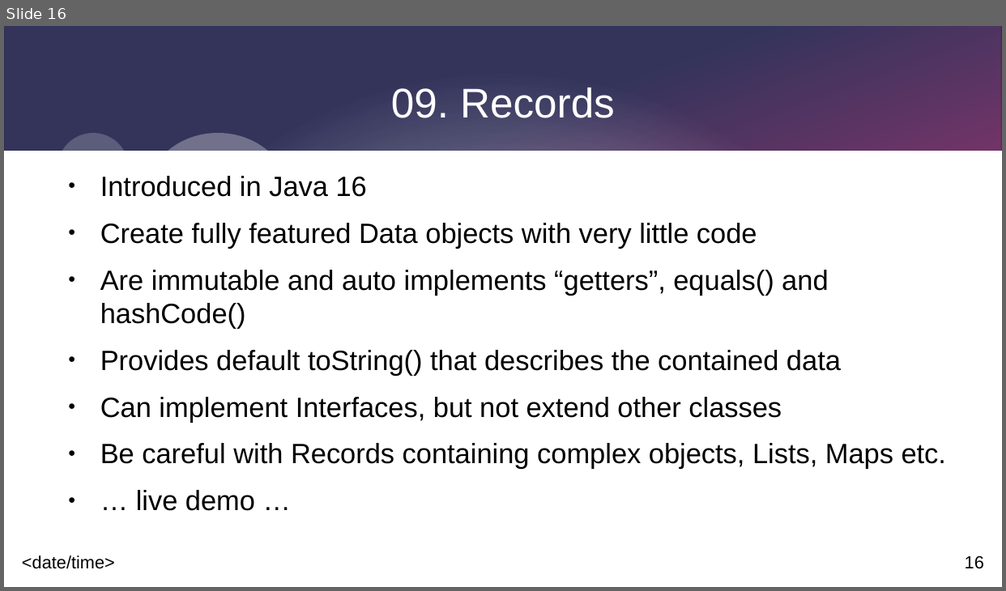
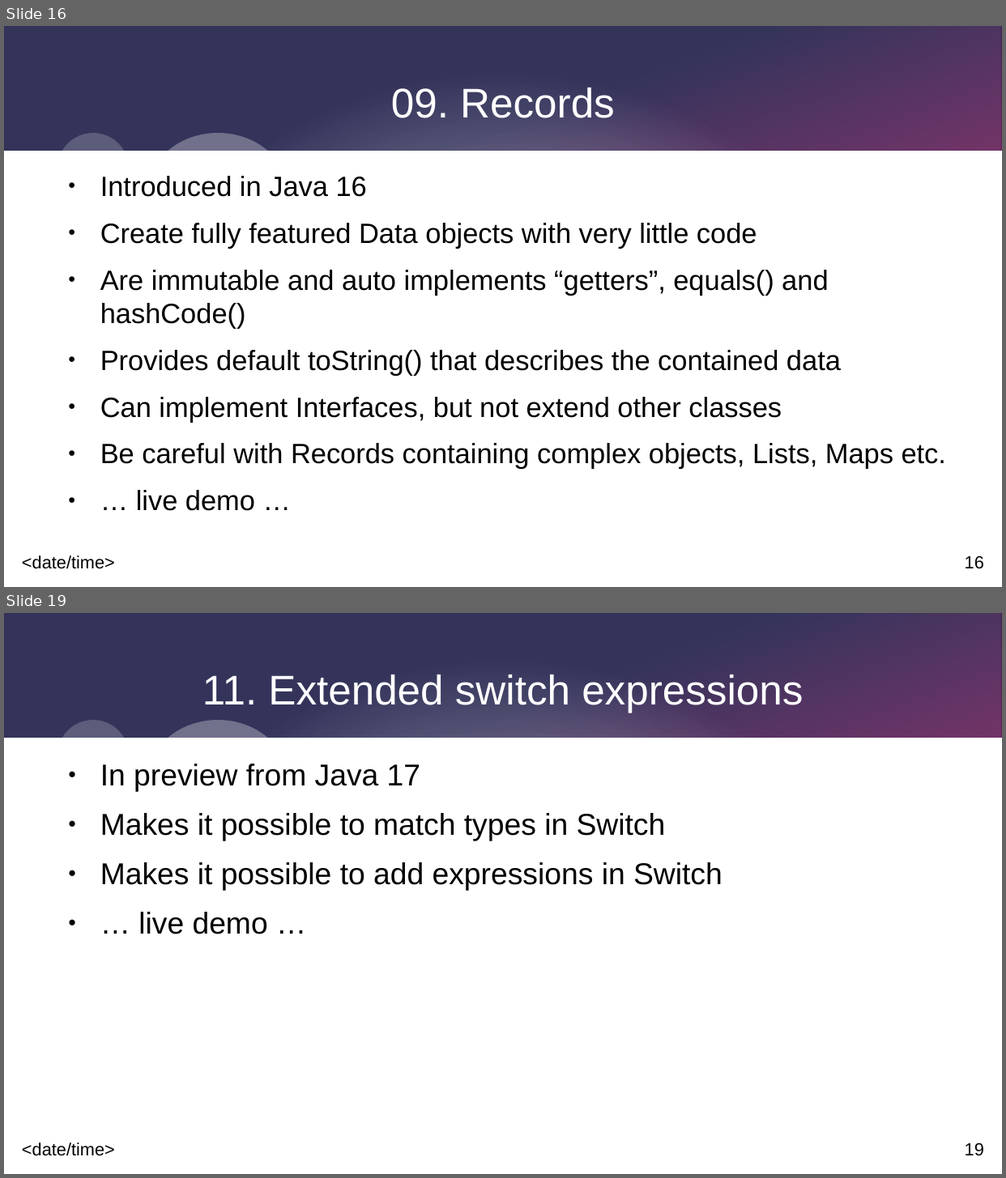
Before and after one commit to johnnyegel/Talk_JavaLatestAndGreatest, a slide deck: Presentation/JavaLatestAndGreatest.odp. Shown one above the other, each under a label of ours: slide 16 before the commit, slides 16 and 19 after it; the slides between them are not shown. The pictures are 1006x591 and 1006x1178 pixels, drawn with LibreOffice and Linux fonts; fonts in the diff are those of the drawing. Boxes give left, top, right and bottom in pixels: in the first picture for what was removed or moved away, otherwise in the second. Text is boxed around its words. In the diff, an @@ line names an element or a change of style, - is before the commit and + after.

```diff
--- a/Presentation/JavaLatestAndGreatest.odp
+++ b/Presentation/JavaLatestAndGreatest.odp
@@ slide 19 added at (4,613,1002,1174), background #FFFFFF; not listed: 9 template elements that a slide beside it also shows @@
@@ title added at (202,675,803,713), 33 pt, text #FFFFFF @@
+11. Extended switch expressions
@@ text added at (100,764,722,935), 24 pt, text #000000 @@
+● In preview from Java 17
+● Makes it possible to match types in Switch
+● Makes it possible to add expressions in Switch
+● … live demo …
```
Also in this commit, not shown: 3 slides changed, 1 other slide added, 3 other files.
